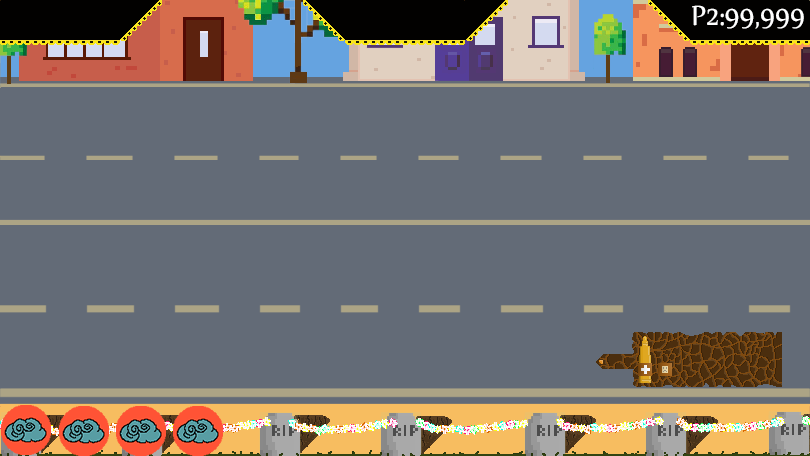
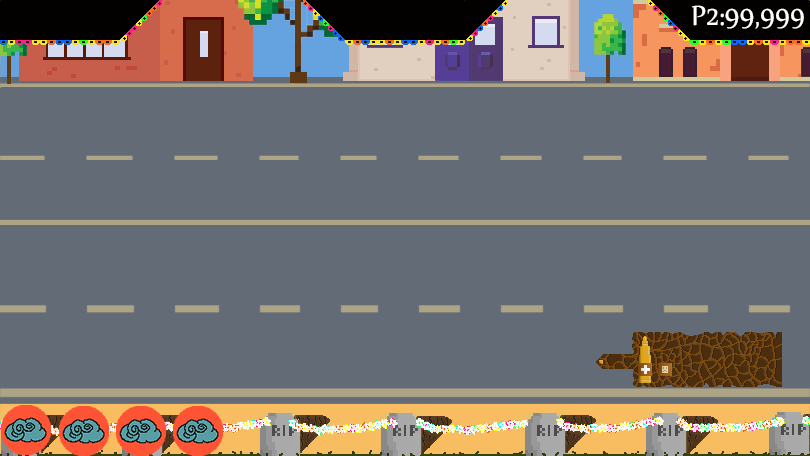
Layer changes from the first (810, 456) image to the second:
painted on "Layer 1" over box(0, 0, 802, 45)
